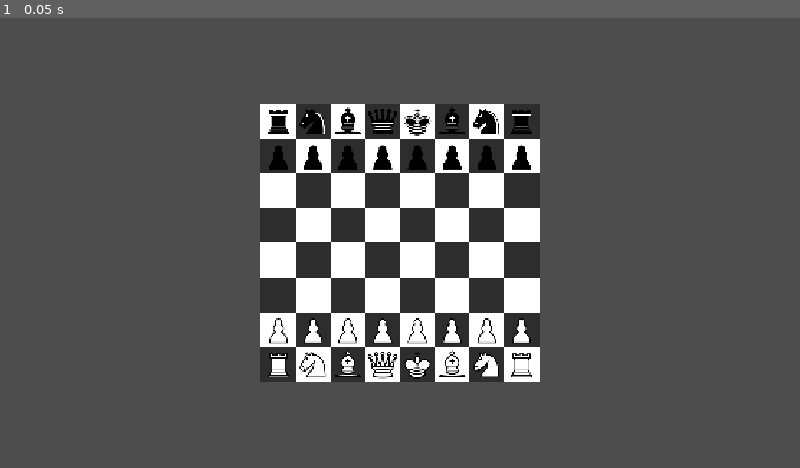
Above: before the commit, frame 1.
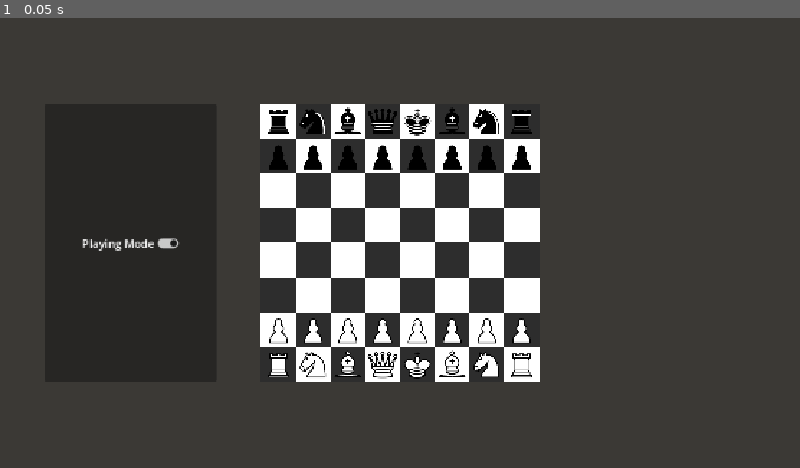
Above: after the commit, the same moment.

Repository: UltimateAndyMc/andymc-chess-bot
Game: Godot game, scene res://main.tscn
Same seed, same stepped clock (60 frames per second), same inputs: the game is played once before the commit and once after it.
Inputs:
- Up to frame 1 (0.05 s): no input

The runs differ from the first frame. In frame 1, 13% of the frame differs, in the area x 5-28%, y 19-81%.

Commit message:
Started castling
Basic castling is in the game. It's really broken, however. Also added playing mode toggle which allows for moving pieces at any time.

Diff:
--- a/main.tscn
+++ b/main.tscn
@@ -238,3 +238,33 @@
 
 [node name="ClickableSquare64" parent="Board/ColorRect/ButtonGrid" unique_id=24908175 instance=ExtResource("3_h2yge")]
 layout_mode = 2
+
+[node name="Panel" type="Panel" parent="." unique_id=1268625677]
+offset_left = -512.0
+offset_top = -200.0
+offset_right = -264.0
+offset_bottom = 200.0
+
+[node name="HBoxContainer" type="HBoxContainer" parent="Panel" unique_id=1538153144]
+layout_mode = 1
+anchors_preset = 8
+anchor_left = 0.5
+anchor_top = 0.5
+anchor_right = 0.5
+anchor_bottom = 0.5
+offset_left = -76.5
+offset_top = -12.0
+offset_right = 76.5
+offset_bottom = 12.0
+grow_horizontal = 2
+grow_vertical = 2
+
+[node name="Buttons" type="VBoxContainer" parent="Panel/HBoxContainer" unique_id=515083624]
+layout_mode = 2
+
+[node name="CheckButton" type="CheckButton" parent="Panel/HBoxContainer/Buttons" unique_id=1140948064]
+layout_mode = 2
+button_pressed = true
+text = "Playing Mode"
+
+[connection signal="toggled" from="Panel/HBoxContainer/Buttons/CheckButton" to="Board" method="_on_playing_mode_toggled"]
--- a/project.godot
+++ b/project.godot
@@ -33,3 +33,4 @@
 rendering_device/driver.windows="d3d12"
 renderer/rendering_method="gl_compatibility"
 renderer/rendering_method.mobile="gl_compatibility"
+environment/defaults/default_clear_color=Color(0.23110753, 0.22196516, 0.20825171, 1)
--- a/scripts/board.gd
+++ b/scripts/board.gd
@@ -38,8 +38,14 @@
 var previous_move_start = -1
 var previous_move_end = -1
 
+var moved_pieces: Array[bool] = []
+
 var selected_square: int = -1
 var turn: bool = WHITE
+
+var playing_mode: bool = true
+func _on_playing_mode_toggled(toggled_on: bool) -> void:
+	playing_mode = toggled_on
 
 func set_piece(number: int, piece):
 	button_grid.get_child(number).get_node("Piece").texture = piece_textures[piece]
@@ -68,22 +74,21 @@
 		if test_position[i] == king_piece:
 			return i
 
-func is_in_check(color: bool, test_turn: bool, test_position: Array):
-	var king_piece = WK if color == WHITE else BK
+func is_in_check(color: bool, test_moved_pieces: Array[bool], test_position: Array):
 	var king_square = find_king_position(color, test_position)
 
 	for i: int in range(64):
 		var piece = test_position[i]
 		if piece == E:
 			continue
-		if get_piece_color(piece) == !color && is_legal_move(test_position, !test_turn, i, king_square, true):
+		if get_piece_color(piece) != color && is_legal_move(test_position, !color, test_moved_pieces, i, king_square, true):
 			return true
 	return false
 
 
 # other_data is a weird thing I have to add because gdscript has no out variables!
 # damn you Godot, I'll change this to c++ for performance later anyway... probably.
-func is_legal_move(test_position: Array, test_turn: bool, start_square, end_square, ignore_check: bool = false, other_data: Dictionary = {}):
+func is_legal_move(test_position: Array, test_turn: bool, test_moved_pieces: Array[bool], start_square, end_square, ignore_check: bool = false, other_data: Dictionary = {}):
 	if start_square == end_square:
 		return false
 
@@ -108,7 +113,35 @@
 
 	# King movement restriction
 	if start_piece == WK || start_piece == BK:
-		if abs(file_change) > 1 || abs(rank_change) > 1:
+		var castling_attempt: bool = rank_change == 0 && abs(file_change) == 2
+
+		if  castling_attempt:
+			if is_in_check(test_turn, test_moved_pieces, test_position): return false
+			var king_moved: bool = (start_piece == WK && test_moved_pieces[0]) || (start_piece == BK && test_moved_pieces[1])
+			if king_moved: return false
+
+			match [start_piece, file_change]:
+				[WK, -2]:
+					if (!moved_pieces[4]):
+						other_data["rook_start"] = 56
+						other_data["rook_end"] = 59
+					else: return false
+				[WK, 2]:
+					if (!moved_pieces[5]):
+						other_data["rook_start"] = 63
+						other_data["rook_end"] = 61
+					else: return false
+				[BK, -2]:
+					if (!moved_pieces[2]):
+						other_data["rook_start"] = 0
+						other_data["rook_end"] = 3
+					else: return false
+				[BK, 2]:
+					if (!moved_pieces[3]):
+						other_data["rook_start"] = 7
+						other_data["rook_end"] = 5
+					else: return false
+		elif abs(file_change) > 1 || abs(rank_change) > 1:
 			return false
 
 
@@ -160,8 +193,8 @@
 			allowed_rank_change = 2
 
 		var en_passantable_square = -1
-		var previous_rank_start = 8 - (previous_move_start / 8)
-		var previous_rank_end = 8 - (previous_move_end / 8)
+		var previous_rank_start: int = 8 - (previous_move_start / 8)
+		var previous_rank_end: int = 8 - (previous_move_end / 8)
 		var previous_rank_change = previous_rank_end - previous_rank_start
 		if (test_position[previous_move_end] == WP || test_position[previous_move_end] == BP) && abs(previous_rank_change) == 2:
 			en_passantable_square = previous_move_start - (previous_direction * 8)
@@ -181,7 +214,7 @@
 		var new_test_position: Array = test_position.duplicate()
 		new_test_position[end_square] = start_piece
 		new_test_position[start_square] = E
-		if is_in_check(test_turn, test_turn, new_test_position):
+		if is_in_check(test_turn, test_moved_pieces, new_test_position):
 			return false
 
 	return true
@@ -189,39 +222,67 @@
 func generate_legal_moves(square: int):
 	var legal_moves = []
 	for i in range(64):
-		if is_legal_move(board_position, turn, square, i):
+		if is_legal_move(board_position, turn, moved_pieces, square, i):
 			legal_moves.append(i)
 	print(legal_moves)
 	return legal_moves
 
-func _on_square_pressed(number: int):
-	print("Square Pressed: %d" % number)
+func _on_square_pressed(square: int):
+	print("Square Pressed: %d" % square)
 	print("Previously Selected Square: %d" % selected_square)
 	if selected_square == -1:
-		if board_position[number] != E && ((turn == WHITE && board_position[number] <= WP) || (turn == BLACK && board_position[number] >= BK)):
-			selected_square = number
-			var legal_moves = generate_legal_moves(number)
+		if board_position[square] != E && (!playing_mode || ((turn == WHITE && board_position[square] <= WP) || (turn == BLACK && board_position[square] >= BK))):
+			selected_square = square
+			var legal_moves = generate_legal_moves(square)
 			update_allowed_moves(legal_moves)
 	else:
+		if (selected_square == square):
+			selected_square = -1
+			update_allowed_moves([])
+			return
 		# Move Piece
 		update_allowed_moves([])
 		var other_data: Dictionary = {}
-		if !is_legal_move(board_position, turn, selected_square, number, false, other_data):
+		if playing_mode && !is_legal_move(board_position, turn, moved_pieces, selected_square, square, false, other_data):
 			selected_square = -1
 			return
-		board_position[number] = board_position[selected_square]
+		board_position[square] = board_position[selected_square]
 		board_position[selected_square] = E
 		if other_data.has("deleted_square"):
 			board_position[other_data["deleted_square"]] = E
 
+		if other_data.has("rook_start"):
+			board_position[other_data["rook_end"]] = board_position[other_data["rook_start"]]
+			board_position[other_data["rook_start"]] = E
+
+		# Update moved_pieces
+		match (selected_square):
+			0:
+				moved_pieces[2] = true
+			4:
+				moved_pieces[1] = true
+			7:
+				moved_pieces[3] = true
+			56:
+				moved_pieces[4] = true
+			60:
+				moved_pieces[0] = true
+			63:
+				moved_pieces[5] = true
+
 		previous_move_start = selected_square
-		previous_move_end = number
+		previous_move_end = square
 
 		selected_square = -1
 		update_board()
 		turn = !turn
 
 func _ready():
+	# Moved pieces for castling
+	# Pieces in order: White King, Black King, a8 Rook, h8 Rook, a1 Rook, h1 Rook
+	moved_pieces.resize(6)
+	moved_pieces.fill(false)
+
 	for square in button_grid.get_children():
 		square.square_pressed.connect(_on_square_pressed)
 	update_board()
